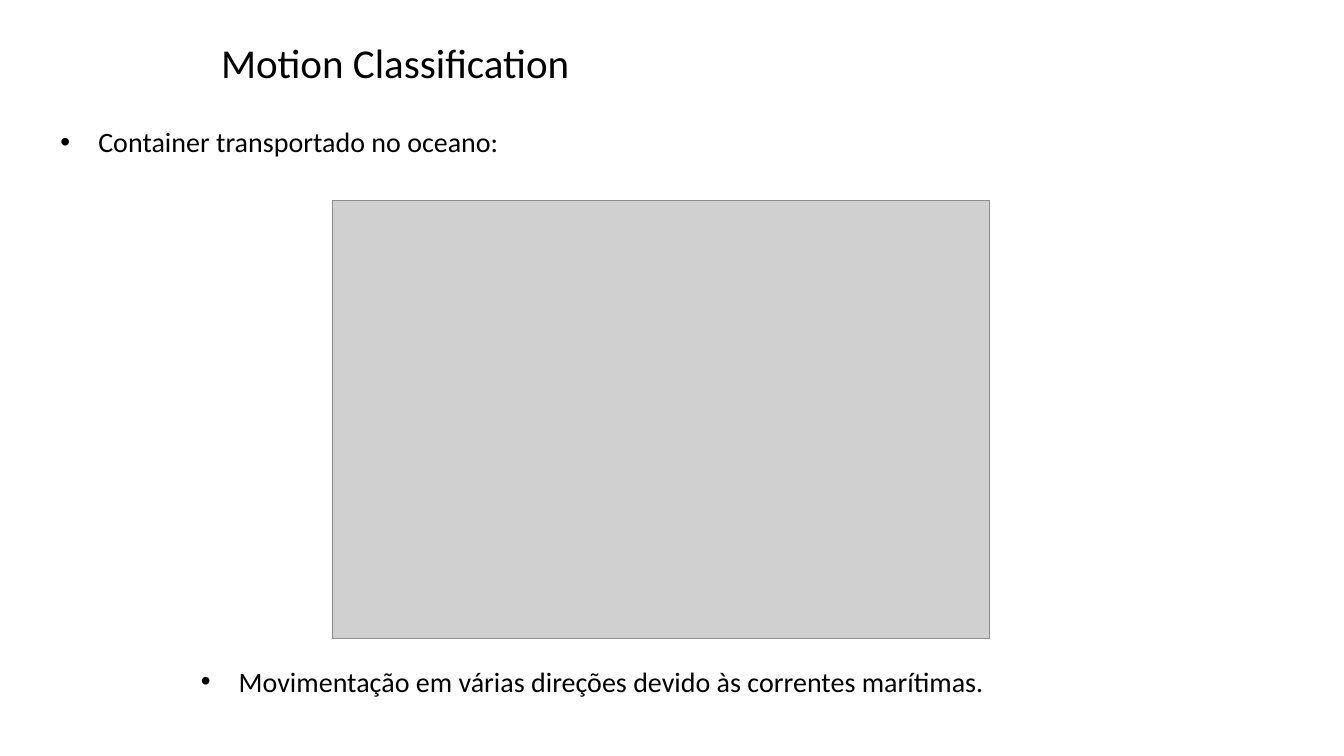
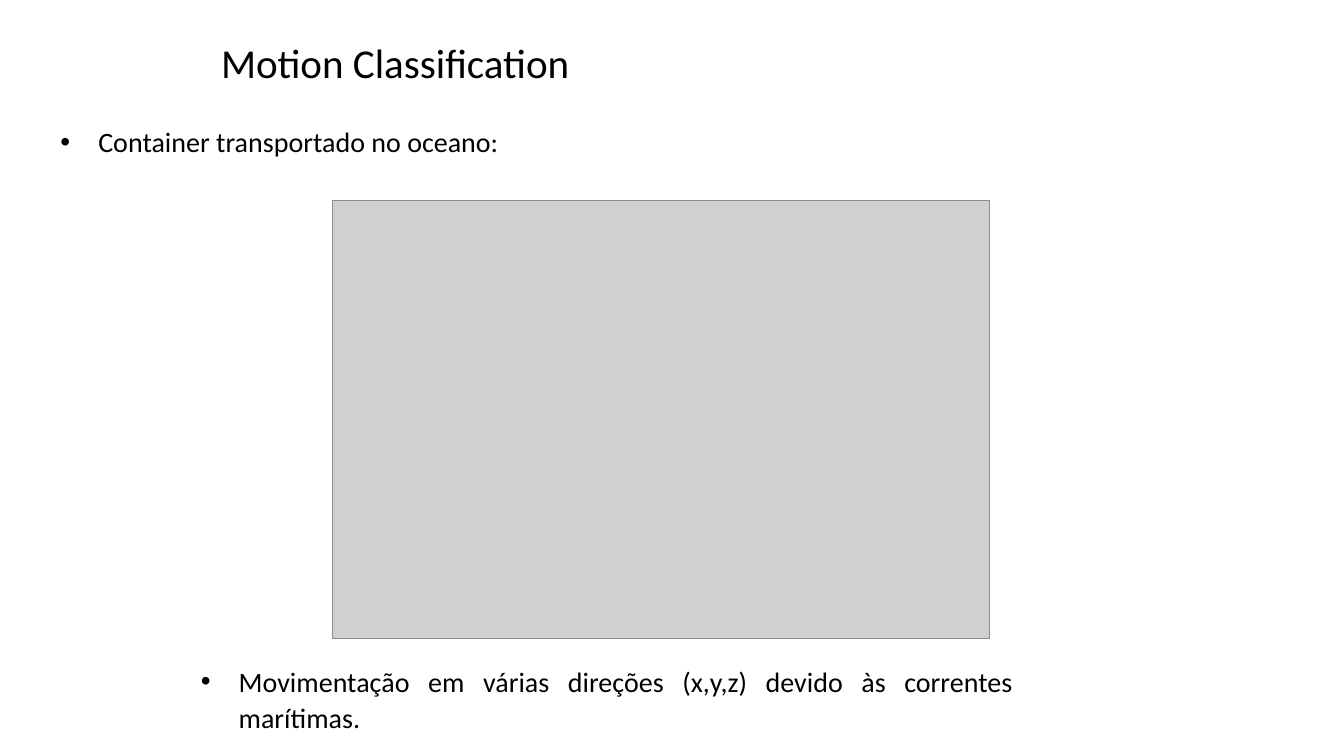
Before and after one commit to zz4fap/tp557-iot-ml, a slide deck: slide 7 of slides/TP557_15_classificação de movimentos.pptx (slide 6 before the commit). Drawn at 1344x756 pixels with LibreOffice and Linux fonts; fonts in the diff are those of the drawing; grey boxes stand for pictures; background and template pictures are left out. Boxes give left, top, right and bottom in pixels: in the first picture for what was removed or moved away, otherwise in the second. Text is boxed around its words. In the diff, an @@ line names an element or a change of style, - is before the commit and + after.

```diff
--- a/slides/TP557_15_classificação de movimentos.pptx
+++ b/slides/TP557_15_classificação de movimentos.pptx
@@ text at (239,671,1012,729): text changed @@
-• Movimentação em várias direções devido às correntes marítimas.
+• Movimentação em várias direções (x,y,z) devido às correntes marítimas.
```
Also in this commit, not shown: 7 other slides changed, 3 slides added.
